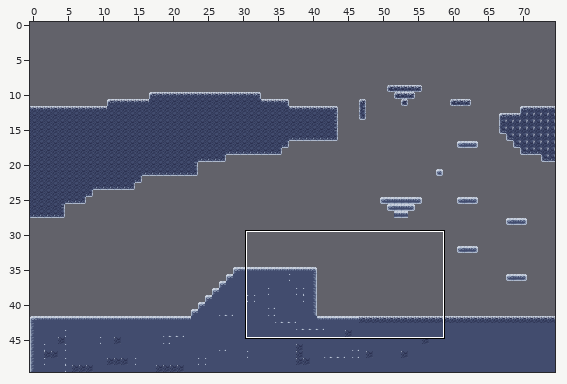
An edit to a level. Tiled map, game/level/level4.tmx. The first picture is a wide view before the edit; the outline marks the close-up.
Close-up. Before the edit:
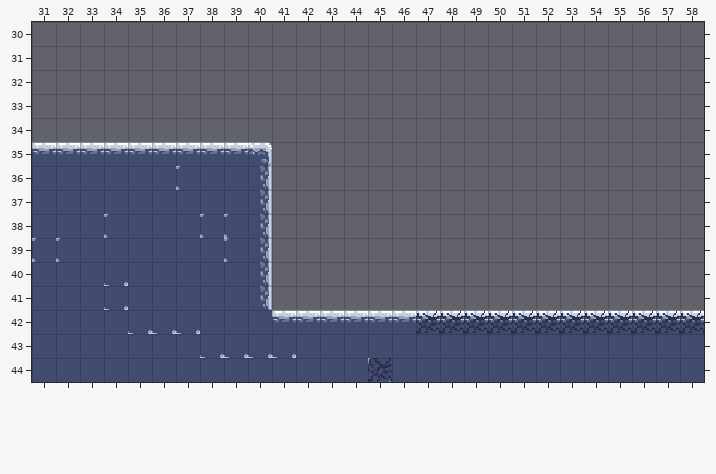
Cells are 16x16 px. Shown: x 31..58, y 30..44. The commit also changed other parts of the map, which this record leaves out.
And afterwards:
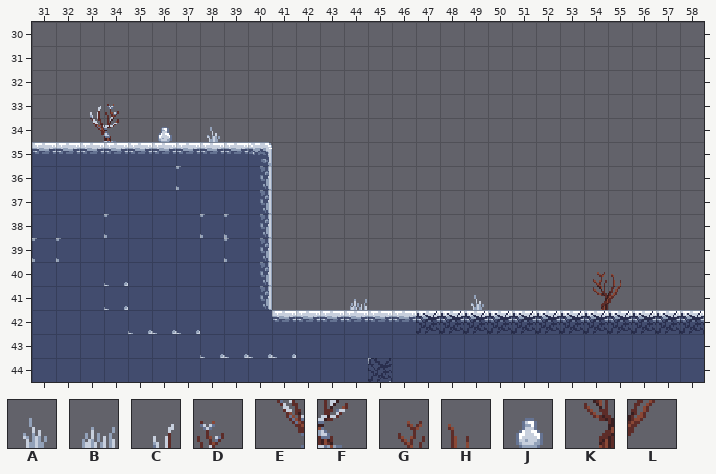
Key: from "snow": A 29, B 30, C 42, D 43, E 58, F 59, G 76, H 77, J 79, K 92, L 93.
_ is an empty cell.
Tiles of an added or newly shown layer are drawn over the layers below it.
Difference:
Layer "Decoration" (added):
The author put tile A in row 34 at x 38; in row 41 at x 49.
The author put tile B in row 41 at x 44.
The author put tile C in row 33 at x 33.
The author put tile D in row 33 at x 34.
The author put tile E in row 34 at x 33.
The author put tile F in row 34 at x 34.
The author put tile G in row 40 at x 54.
The author put tile H in row 40 at x 55.
The author put tile J in row 34 at x 36.
The author put tile K in row 41 at x 54.
The author put tile L in row 41 at x 55.
